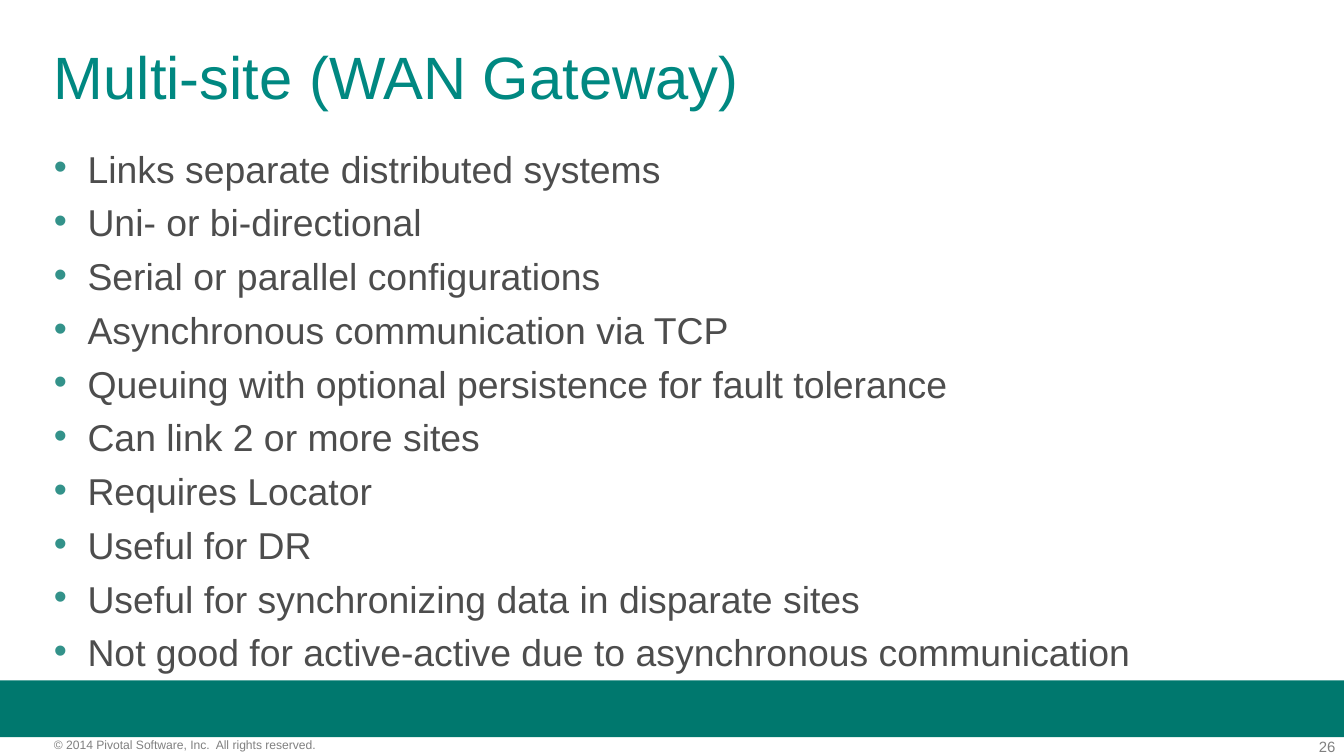
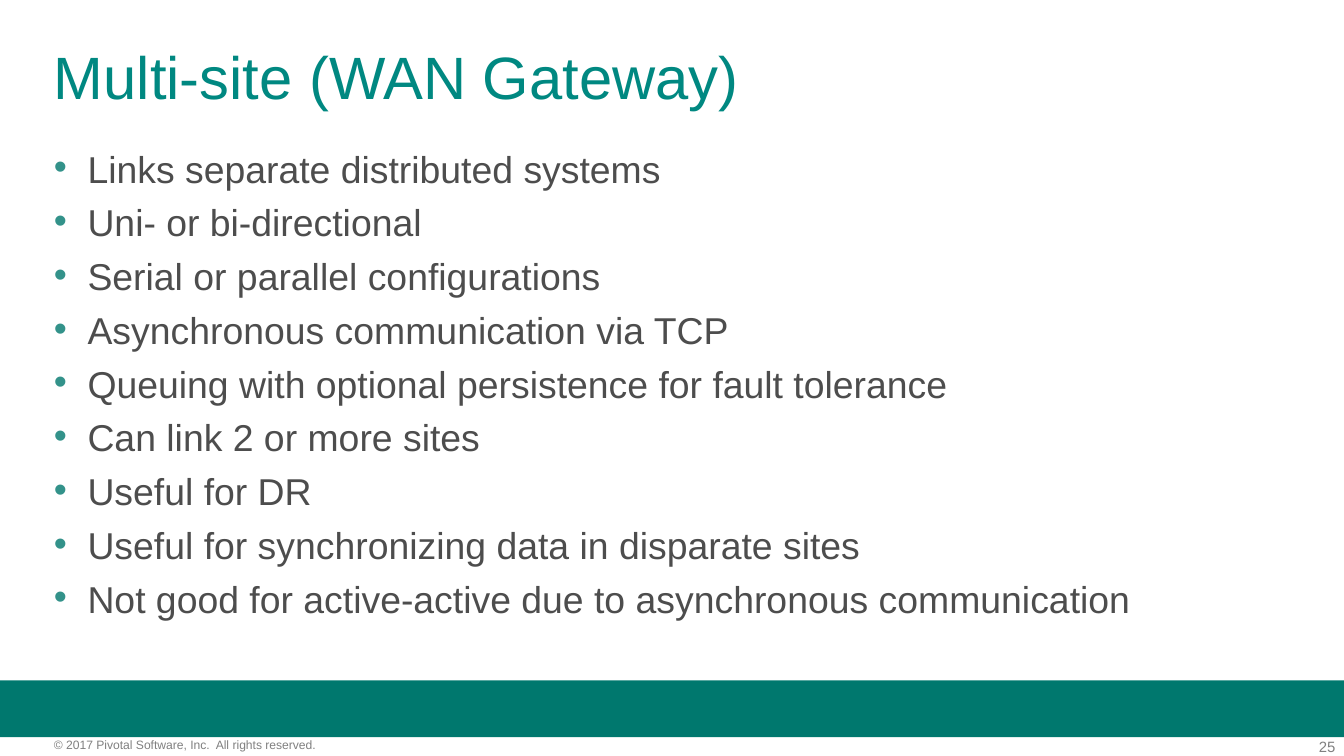
Before and after one commit to vmware-archive/gemfire-fe, a slide deck: slide 25 of docs/Gemfire Fundamentals.pptx (slide 26 before the commit). Drawn at 1344x756 pixels with LibreOffice and Linux fonts; fonts in the diff are those of the drawing; background and template pictures are left out. Boxes give left, top, right and bottom in pixels: in the first picture for what was removed or moved away, otherwise in the second. Text is boxed around its words. In the diff, an @@ line names an element or a change of style, - is before the commit and + after.

```diff
--- a/docs/Gemfire Fundamentals.pptx
+++ b/docs/Gemfire Fundamentals.pptx
@@ text at (88, 478, 372, 513): paragraph removed @@
-• Requires Locator
@@ text at (66, 740, 315, 752): text changed @@
-© 2014 Pivotal Software, Inc. All rights reserved.
+© 2017 Pivotal Software, Inc. All rights reserved.
```
Also in this commit, not shown: 32 other slides changed, 1 slide removed.
